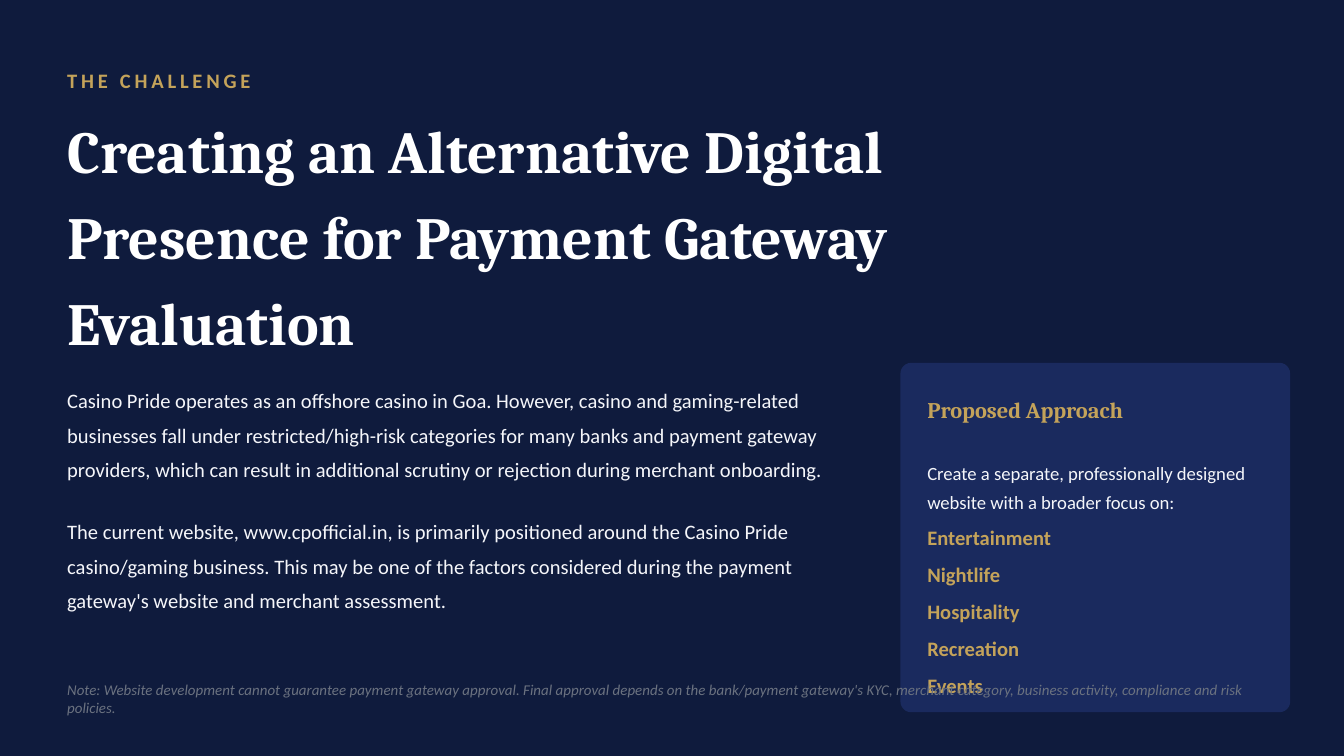
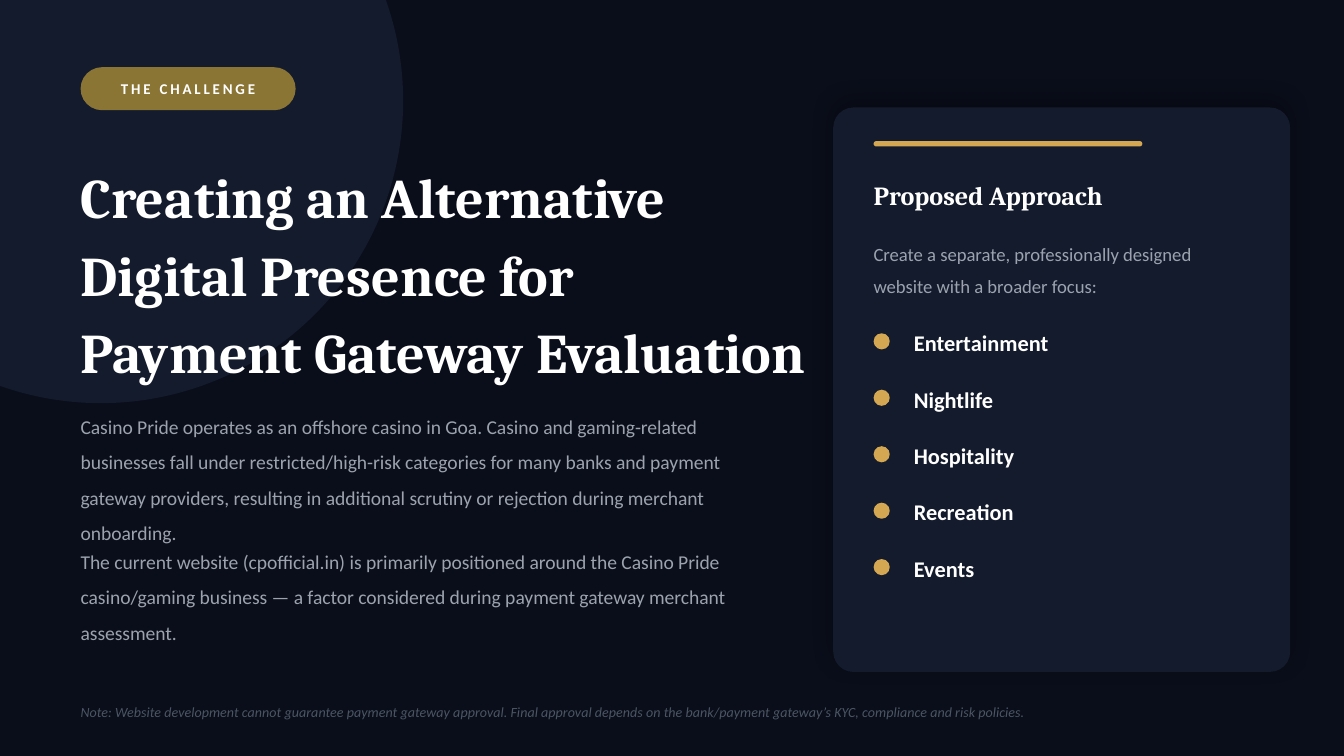
Before and after one commit to consecrating/PPTx, a slide deck: slide 1 of Casino_Pride_Digital_Strategy.pptx. Drawn at 1344x756 pixels with LibreOffice and Linux fonts; fonts in the diff are those of the drawing. Boxes give left, top, right and bottom in pixels: in the first picture for what was removed or moved away, otherwise in the second. Text is boxed around its words. In the diff, an @@ line names an element or a change of style, - is before the commit and + after.

Commit message:
redesign: Premium modern Casino Pride presentation
Complete redesign with contemporary design language:
- Dark immersive title slide with floating glass card
- Modern card-based split layout for options comparison
- Pill badges, green highlight borders for recommended option
- Dark premium pricing card with gold accents
- Process step pills in footer
- Subtle geometric shapes and shadows for depth
- Clean typography hierarchy with gold accent system
- Emerald green for 'recommended' visual cues throughout

Theme: Dark (#0A0E1A) + Gold (#D4A853) + Emerald (#10B981)

```diff
--- a/Casino_Pride_Digital_Strategy.pptx
+++ b/Casino_Pride_Digital_Strategy.pptx
@@ background #0F1B3D to #0A0E1A @@
@@ ellipse added at (0, 0, 403, 403), fill #141B2D @@
@@ text "THE CHALLENGE": place and size @@
-text "THE CHALLENGE" at (67, 74, 250, 88)
+text "THE CHALLENGE" at (121, 84, 255, 94)
@@ text "THE CHALLENGE" at (121, 84, 255, 94): size 11 to 8 pt, text colour #C4A35A to #FFFFFF, letter spacing 2 to 1.5 pt; alignment left to centre @@
@@ rounded rectangle added at (81, 67, 296, 110), fill #8B7535 @@
@@ rounded rectangle added at (833, 108, 1290, 672), fill #141B2D @@
@@ rounded rectangle added at (874, 141, 1142, 146), fill #D4A853 @@
@@ text at (81, 179, 805, 386): text changed; size 32 to 30 pt @@
-Creating an Alternative Digital
-Presence for Payment Gateway
-Evaluation
+Creating an Alternative
+Digital Presence for
+Payment Gateway Evaluation
@@ text "Proposed Approach": place and size @@
-text "Proposed Approach" at (927, 402, 1123, 423)
+text "Proposed Approach" at (874, 187, 1103, 211)
@@ text "Proposed Approach" at (874, 187, 1103, 211): size 12 to 14 pt, text colour #C4A35A to #FFFFFF @@
@@ text at (874, 248, 1191, 293): text changed; text colour #F5F6FA to #9CA3AF @@
-Create a separate, professionally designed website with a broader focus on:
+Create a separate, professionally designed website with a broader focus:
@@ ellipse added at (874, 333, 890, 349), fill #D4A853 @@
@@ text added at (914, 335, 1048, 351), 12 pt, text #FFFFFF, bold @@
+Entertainment
@@ rounded rectangle removed at (900, 363, 1290, 712) @@
@@ ellipse added at (874, 390, 890, 406), fill #D4A853 @@
@@ text added at (914, 392, 993, 412), 12 pt, text #FFFFFF, bold @@
+Nightlife
@@ text at (81, 420, 720, 544): text changed; size 11 to 10.5 pt; text colour #F5F6FA to #9CA3AF @@
-Casino Pride operates as an offshore casino in Goa. However, casino and gaming-related businesses fall under restricted/high-risk categories for many banks and payment gateway providers, which can result in additional scrutiny or rejection during merchant onboarding.
+Casino Pride operates as an offshore casino in Goa. Casino and gaming-related businesses fall under restricted/high-risk categories for many banks and payment gateway providers, resulting in additional scrutiny or rejection during merchant onboarding.
@@ ellipse added at (874, 446, 890, 462), fill #D4A853 @@
@@ text added at (914, 448, 1014, 468), 12 pt, text #FFFFFF, bold @@
+Hospitality
@@ ellipse added at (874, 503, 890, 519), fill #D4A853 @@
@@ text added at (914, 504, 1014, 520), 12 pt, text #FFFFFF, bold @@
+Recreation
@@ text removed at (927, 530, 1051, 695) @@
-Entertainment
-Nightlife
-Hospitality
-Recreation
-Events
@@ text at (81, 555, 725, 640): text changed; size 11 to 10.5 pt; text colour #F5F6FA to #9CA3AF @@
-The current website, www.cpofficial.in, is primarily positioned around the Casino Pride casino/gaming business. This may be one of the factors considered during the payment gateway's website and merchant assessment.
+The current website (cpofficial.in) is primarily positioned around the Casino Pride casino/gaming business — a factor considered during payment gateway merchant assessment.
@@ ellipse added at (874, 559, 890, 575), fill #D4A853 @@
@@ text added at (914, 562, 974, 577), 12 pt, text #FFFFFF, bold @@
+Events
@@ text at (81, 707, 1024, 719): text changed; size 8 to 7.5 pt; text colour #6B7280 to #4B5563 @@
-Note: Website development cannot guarantee payment gateway approval. Final approval depends on the bank/payment gateway's KYC, merchant category, business activity, compliance and risk policies.
+Note: Website development cannot guarantee payment gateway approval. Final approval depends on the bank/payment gateway’s KYC, compliance and risk policies.
```
Also in this commit, not shown: 4 other slides changed, 1 other file.
